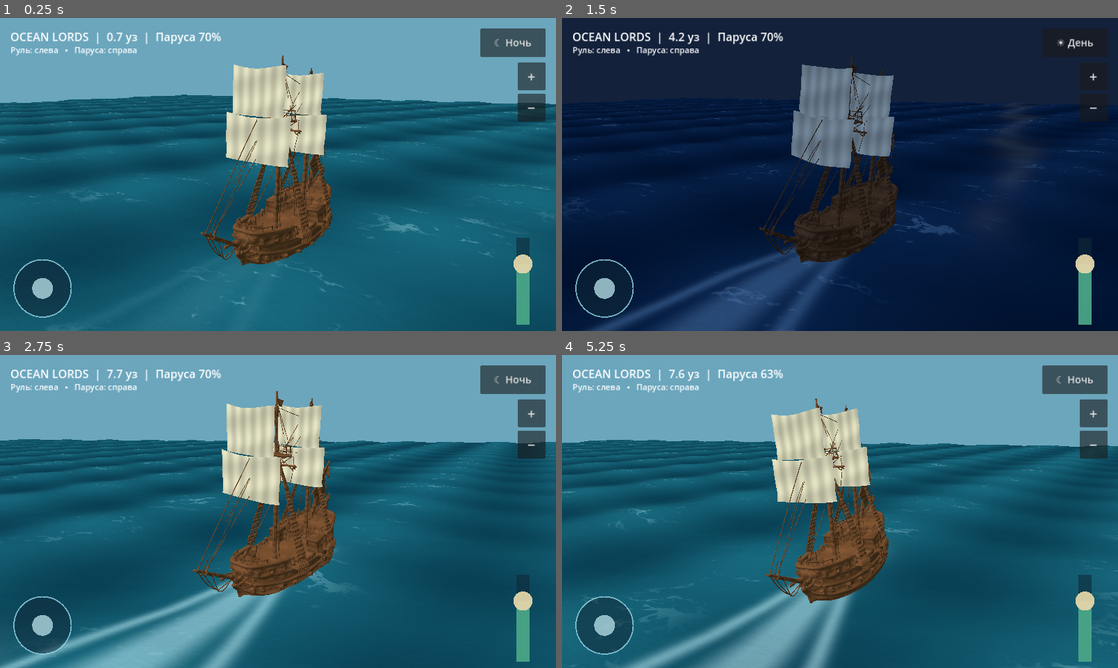
Above: before the commit, frames 1-4 (two rows, left to right).
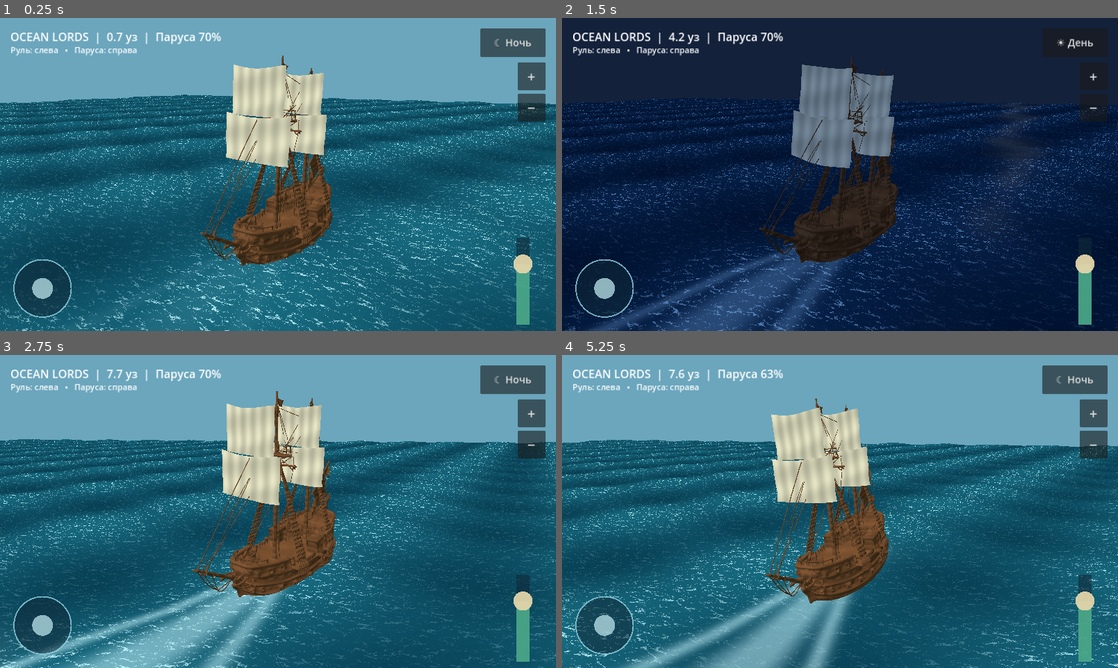
Above: after the commit, the same moments.

Repository: maillunex-lang/ocean-lords-online
Game: Godot game, scene res://scenes/main.tscn
Same seed, same stepped clock (60 frames per second), same inputs: the game is played once before the commit and once after it.
Inputs (mouse positions are in pixels of both pictures, inside the frame that each line leads up to):
- Up to frame 1 (0.25 s): no input
- Up to frame 2 (1.5 s): tap Enter at 0.5 s; move the mouse to (962, 158) at 0.52 s; hold Right (ui_right) 0.53-1.25 s; tap N at 0.6 s; click (962, 158) at 0.67 s; drag from (728, 190) to (812, 237) at 1.27 s
- Up to frame 3 (2.75 s): move the mouse to (333, 442) at 2.02 s; hold Right (ui_right) from 2.03 s (still down); tap N at 2.1 s
- Up to frame 4 (5.25 s): release Right (ui_right) at 2.75 s; drag from (812, 574) to (673, 464) at 2.77 s; move the mouse to (1006, 558) at 3.52 s; hold Left (ui_left) 3.53-4.25 s; tap N at 3.6, 5.1 s; drag from (673, 464) to (756, 433) at 4.27 s; move the mouse to (867, 511) at 5.02 s; hold Down (ui_down) from 5.03 s (still down); click (867, 511) at 5.17 s

The runs differ from the first frame. In frame 1, 6.3% of the frame differs, in the area x 0-100%, y 24-100%; in frame 2, 4.9%; in frame 3, 5.6%; in frame 4, 5.4%.

Commit message:
fix: make original ocean normal maps and foam clearly visible on mobile

Diff:
--- a/scripts/main.gd
+++ b/scripts/main.gd
@@ -111,8 +111,8 @@
 	ocean_material.set_shader_parameter("wave_height", WAVE_HEIGHT)
 	ocean_material.set_shader_parameter("wave_scale", WAVE_SCALE)
 	ocean_material.set_shader_parameter("sun_direction", SUN_SKY_BEARING.normalized())
-	ocean_material.set_shader_parameter("normal_strength", 0.62)
-	ocean_material.set_shader_parameter("foam_amount", 0.38)
+	ocean_material.set_shader_parameter("normal_strength", 1.10)
+	ocean_material.set_shader_parameter("foam_amount", 0.82)
 	sea_mesh.material_override = ocean_material
 	sea_mesh.position.y = WATER_HEIGHT
 	add_child(sea_mesh)
--- a/shaders/ocean_mobile.gdshader
+++ b/shaders/ocean_mobile.gdshader
@@ -7,8 +7,8 @@
 uniform sampler2D foam_mask : repeat_enable, filter_linear_mipmap;
 uniform sampler2D foam_noise : repeat_enable, filter_linear_mipmap;
 uniform bool use_texture_details = false;
-uniform float normal_strength : hint_range(0.0, 1.0) = 0.35;
-uniform float foam_amount : hint_range(0.0, 1.0) = 0.25;
+uniform float normal_strength : hint_range(0.0, 2.0) = 1.10;
+uniform float foam_amount : hint_range(0.0, 1.0) = 0.82;
 uniform vec3 sun_direction = vec3(0.4, 0.8, 0.25);
 uniform float sun_glitter : hint_range(0.0, 1.0) = 0.32;
 uniform vec4 foam_color : source_color = vec4(0.70, 0.83, 0.83, 1.0);
@@ -41,17 +41,24 @@
     float t = clamp(0.5 + wave_signal * 0.45, 0.0, 1.0);
     ALBEDO = mix(deep_color.rgb, crest_color.rgb, t);
     if (use_texture_details) {
-        vec2 uv_a = UV * 11.0 + vec2(0.013, 0.008) * TIME;
-        vec2 uv_b = UV * 32.0 + vec2(-0.019, 0.011) * TIME;
+        // Two distinct spatial scales keep the supplied wave patterns readable.
+        vec2 uv_a = sea_world_xz * 0.075 + vec2(0.009, 0.006) * TIME;
+        vec2 uv_b = sea_world_xz * 0.32 + vec2(-0.018, 0.011) * TIME;
         vec3 n_a = texture(normal_medium, uv_a).rgb * 2.0 - 1.0;
         vec3 n_b = texture(normal_detail, uv_b).rgb * 2.0 - 1.0;
-        NORMAL_MAP = normalize(vec3((n_a.xy + n_b.xy * 0.45) * normal_strength, 1.0)) * 0.5 + 0.5;
+        vec2 surface_normal = (n_a.xy * 0.95 + n_b.xy * 0.55) * normal_strength;
+        NORMAL_MAP = normalize(vec3(surface_normal, 1.0)) * 0.5 + 0.5;
         NORMAL_MAP_DEPTH = 1.0;
-        float f = texture(foam_mask, UV * 5.0 + vec2(0.006, -0.004) * TIME).r;
-        float noise_v = texture(foam_noise, UV * 9.0 + vec2(-0.004, 0.007) * TIME).r;
-        float crest = smoothstep(0.50, 0.88, t);
-        float foam = smoothstep(0.43, 0.73, f * 0.73 + noise_v * 0.27) * crest * foam_amount;
-        ALBEDO = mix(ALBEDO, foam_color.rgb, foam);
+        float f = texture(foam_mask, sea_world_xz * 0.12 + vec2(0.007, -0.005) * TIME).r;
+        float noise_v = texture(foam_noise, sea_world_xz * 0.25 + vec2(-0.012, 0.009) * TIME).r;
+        float crest = smoothstep(0.36, 0.77, t);
+        float foam_pattern = smoothstep(0.37, 0.66, f * 0.82 + noise_v * 0.18);
+        float foam = foam_pattern * (0.20 + crest * 0.80) * foam_amount;
+        ALBEDO = mix(ALBEDO, foam_color.rgb, clamp(foam, 0.0, 0.88));
+        ROUGHNESS = mix(0.18, 0.65, foam);
+        // Visible small-scale wave shading from the actual supplied normal maps.
+        float ripple_light = clamp(dot(normalize(vec3(surface_normal, 1.0)), normalize(vec3(0.42, 0.65, 0.53))), 0.0, 1.0);
+        ALBEDO *= 0.70 + ripple_light * 0.60;
     }
     // Thin, inexpensive bow and trailing wakes, driven by REAL ship position
     // and speed. Adds no extra texture reads and fades when sails are reefed.
@@ -68,7 +75,7 @@
     float bow_foam = exp(-length(vec2(dot(offset, forward) - 8.0, cross_track * 1.5)) * 0.6);
     float wake = clamp((trail * 0.50 + diverging * 0.48 + bow_foam * 0.9) * clamp(ship_speed / 6.0, 0.0, 1.0), 0.0, 0.8);
     ALBEDO = mix(ALBEDO, foam_color.rgb, wake);
-    ROUGHNESS = 0.26;
+    ROUGHNESS = mix(ROUGHNESS, 0.23, 0.20);
     METALLIC = 0.08;
     // Cheap directional glints, no screen-space reflection or extra texture fetch.
     vec3 light_dir = normalize(sun_direction);
